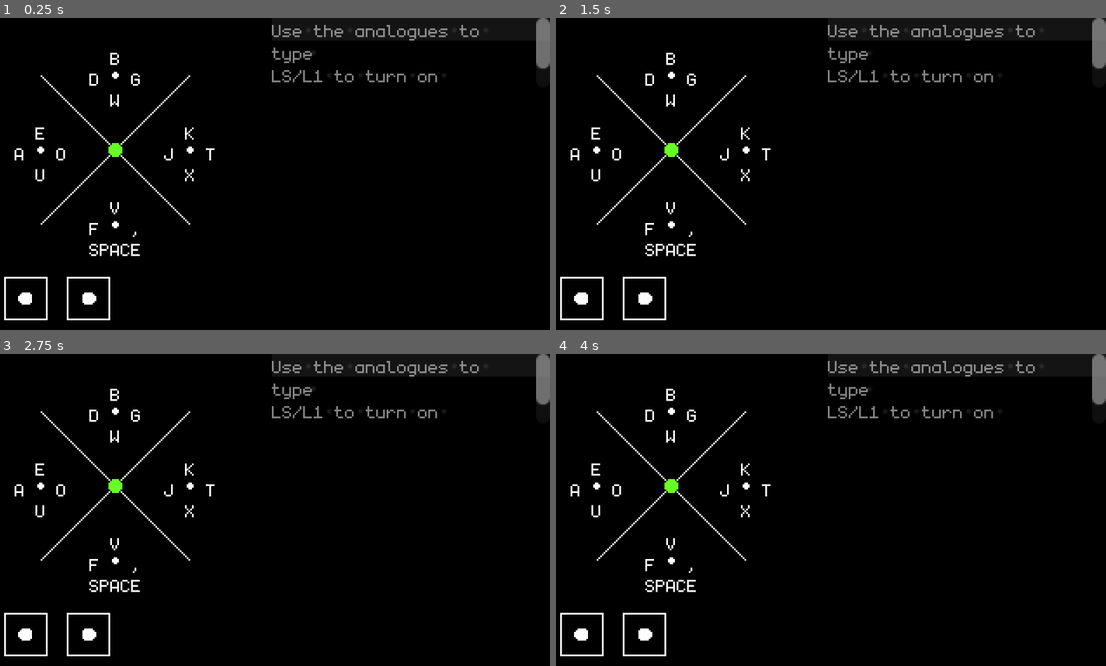
Above: before the commit, frames 1-4 (two rows, left to right).
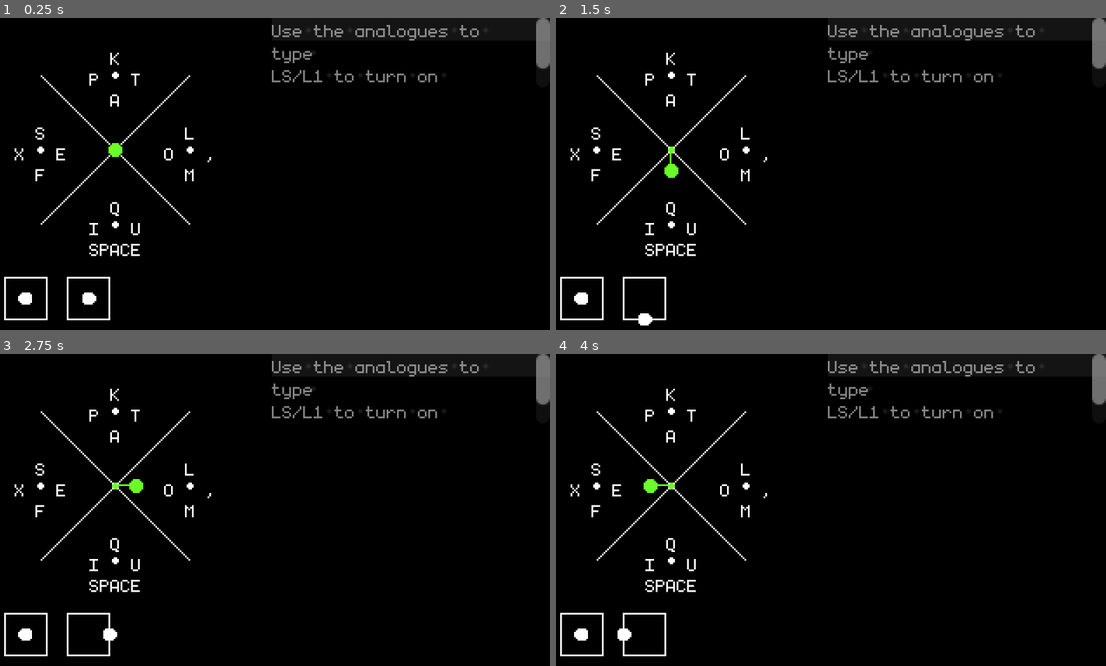
Above: after the commit, the same moments.

Repository: mrpedrobraga/joytype
Game: Godot game, scene res://tester.tscn
Same seed, same stepped clock (60 frames per second), same inputs: the game is played once before the commit and once after it.
Inputs (mouse positions are in pixels of both pictures, inside the frame that each line leads up to):
- Up to frame 1 (0.25 s): no input
- Up to frame 2 (1.5 s): tap Enter at 0.5 s; move the mouse to (952, 158) at 0.52 s; hold L (R_RIGHT, bound only after the commit) 0.53-1.28 s; tap Space (SHIFT_1, bound only after the commit) at 0.6, 1.25 s; click (952, 158) at 0.67 s; tap Alt (SHIFT_2, bound only after the commit) at 0.8, 1.35 s; move the mouse to (715, 189) at 1.27 s; hold K (R_DOWN, bound only after the commit) from 1.28 s (still down)
- Up to frame 3 (2.75 s): tap Space (SHIFT_1, bound only after the commit) at 1.55, 2.1 s; tap Enter at 2 s; move the mouse to (330, 441) at 2.02 s; release K (R_DOWN, bound only after the commit) at 2.03 s; hold L (R_RIGHT, bound only after the commit) from 2.03 s (still down); tap Alt (SHIFT_2, bound only after the commit) at 2.3 s
- Up to frame 4 (4 s): tap Space (SHIFT_1, bound only after the commit) at 2.75, 3.05, 3.6 s; move the mouse to (798, 572) at 2.77 s; release L (R_RIGHT, bound only after the commit) at 2.78 s; hold I (R_UP, bound only after the commit) 2.78-3.53 s; tap Alt (SHIFT_2, bound only after the commit) at 2.85, 3.8 s; click (798, 572) at 2.92 s; tap Enter at 3.5 s; move the mouse to (996, 556) at 3.52 s; hold J (R_LEFT, bound only after the commit) from 3.53 s (still down)

The runs differ from the first frame. In frame 1, 0.4% of the frame differs, in the area x 2-40%, y 11-71%; in frame 2, 0.7%; in frame 3, 0.7%, in the area x 2-40%, y 11-92%; in frame 4, 0.7%.

Commit message:
feat: Added support for keyboards!

Diff:
--- a/joytype/JoyTypeListener.gd
+++ b/joytype/JoyTypeListener.gd
@@ -36,10 +36,6 @@
 var using_backside : bool = false
 
 @export_group("Input Mapping")
-## The button used to trigger the backside (LS by default).
-##
-## You'll have to create an action on the Input Map to trigger this.
-@export var backside_modifier_button := JOY_BUTTON_LEFT_SHOULDER
 ## Whether the backside modifier works by toggling it on-and-off instead of
 ## holding.
 @export var backside_toggles := false
@@ -53,6 +49,13 @@
 @export var action_R_UP    : StringName = &"R_UP"
 @export var action_R_DOWN  : StringName = &"R_DOWN"
 @export var action_R_RIGHT : StringName = &"R_RIGHT"
+@export var action_L_LEFT  : StringName = &"L_LEFT"
+@export var action_L_UP    : StringName = &"L_UP"
+@export var action_L_DOWN  : StringName = &"L_DOWN"
+@export var action_L_RIGHT : StringName = &"L_RIGHT"
+@export var action_SHIFT_H  : StringName = &"SHIFT_1"
+@export var action_SHIFT_V : StringName = &"SHIFT_2"
+@export var action_BACKSPACE : StringName = &"BACKSPACE"
 
 @export_group("Extra Settings")
 ## How far a joystick has to travel in an axis before it counts.
@@ -73,116 +76,101 @@
 	LEFT, UP, RIGHT, DOWN, NONE = -1
 }
 
-# Handling input for non-analog stick related events
-func _input(event):
-	if not active:
+func _physics_process(_delta):
+	if backside_toggles:
+		if Input.is_action_just_pressed(action_SHIFT_H):
+			using_backside = not using_backside
+	else:
+		using_backside = Input.is_action_pressed(action_SHIFT_H)
+
+	if Input.is_action_just_pressed(action_BACKSPACE):
+		# Emit Backspace!!!
+		_especial(&"BACKSPACE" if not using_backside else &"DELETE")
 		return
-	if not event.device == device:
-		return
-
-	if event is InputEventJoypadButton:
-		# Switch between the front and backside
-		# default behaviour is hold_to_switch.
-		if event.button_index == backside_modifier_button:
-			if backside_toggles:
-				if event.is_action_pressed():
-					using_backside != using_backside
+
+	var key_cluster = NONE
+	var key = NONE
+
+	var R := Vector2(
+		Input.get_axis(action_R_LEFT, action_R_RIGHT),
+		Input.get_axis(action_R_UP, action_R_DOWN)
+	)
+
+	var L := Vector2(
+		Input.get_axis(action_L_LEFT, action_L_RIGHT),
+		Input.get_axis(action_L_UP, action_L_DOWN)
+	)
+
+	var R_any_just_pressed := false
+	for r_a in [action_R_LEFT, action_R_UP, action_R_DOWN, action_R_RIGHT]:
+		R_any_just_pressed = R_any_just_pressed or\
+			Input.is_action_just_pressed(r_a)
+
+	# If just pressed any of the R directions
+	if R_any_just_pressed:
+		if L.length_squared() > 0.5:
+			if abs(L.x) > abs(L.y):
+				if L.x == -1:
+					key_cluster = LEFT
+				if L.x ==  1:
+					key_cluster = RIGHT
 			else:
-				using_backside = event.is_pressed()
+				if L.y == -1:
+					key_cluster = UP
+				if L.y ==  1:
+					key_cluster = DOWN
+
+
+		if Input.is_action_just_pressed("R_LEFT"):
+			key = LEFT
+		if Input.is_action_just_pressed("R_RIGHT"):
+			key = RIGHT
+		if Input.is_action_just_pressed("R_UP"):
+			key = UP
+		if Input.is_action_just_pressed("R_DOWN"):
+			key = DOWN
+
+		if key == NONE:
+			print(R)
 			return
 
-		if event.is_pressed():
-			# Emit Backspace!!!
-			if event.button_index == backspace_button:
-				_especial(&"BACKSPACE" if not using_backside else &"DELETE")
-				return
-
-func _physics_process(_delta):
-		var key_cluster = NONE
-		var key = NONE
-
-		var R := Vector2(
-			Input.get_axis(action_R_LEFT, action_R_RIGHT),
-			Input.get_axis(action_R_UP, action_R_DOWN)
-		)
-
-		var L := Vector2(
-			Input.get_joy_axis(device, JOY_AXIS_LEFT_X),
-			Input.get_joy_axis(device, JOY_AXIS_LEFT_Y)
-		)
-
-		var R_any_just_pressed := false
-		for i in [action_R_LEFT, action_R_UP, action_R_DOWN, action_R_RIGHT]:
-			R_any_just_pressed = R_any_just_pressed or\
-				Input.is_action_just_pressed(i)
-
-		# If just pressed any of the R directions
-		if R_any_just_pressed:
-
-
-			if L.length_squared() > 0.5:
-				if abs(L.x) > abs(L.y):
-					if L.x == -1:
-						key_cluster = LEFT
-					if L.x ==  1:
-						key_cluster = RIGHT
-				else:
-					if L.y == -1:
-						key_cluster = UP
-					if L.y ==  1:
-						key_cluster = DOWN
-
-
-			if Input.is_action_just_pressed("R_LEFT"):
-				key = LEFT
-			if Input.is_action_just_pressed("R_RIGHT"):
-				key = RIGHT
-			if Input.is_action_just_pressed("R_UP"):
-				key = UP
-			if Input.is_action_just_pressed("R_DOWN"):
-				key = DOWN
-
-			if key == NONE:
-				print(R)
-				return
-
-			if key_cluster == NONE:
-				_especial(
-					{
-						LEFT: &"LEFT",
-						UP:   &"UP",
-						RIGHT:&"RIGHT",
-						DOWN: &"DOWN"
-					}[key]
-				)
-				return
-			_etext(keys[using_backside][key_cluster][key])
+		if key_cluster == NONE:
+			_especial(
+				{
+					LEFT: &"LEFT",
+					UP:   &"UP",
+					RIGHT:&"RIGHT",
+					DOWN: &"DOWN"
+				}[key]
+			)
+			return
+		_etext(keys[using_backside][key_cluster][key])
 
 var keys = {
 	# Frontside of normal characters
 	false: {
 		LEFT: {
-			LEFT: "A",
-			UP: "E",
-			RIGHT: "O",
-			DOWN: "U"
+			LEFT: "X",
+			UP: "S",
+			RIGHT: "E",
+			DOWN: "F"
 		},
 		UP: {
-			LEFT: "D",
-			UP: "B",
-			RIGHT: "G",
-			DOWN: "W"
-		},
-		RIGHT: {
-			LEFT: "J",
+			LEFT: "P",
 			UP: "K",
 			RIGHT: "T",
-			DOWN: "X"
+			DOWN: "A"
+		},
+		RIGHT: {
+			LEFT: "O",
+			UP: "L",
+			RIGHT: ",",
+			DOWN: "M"
 		},
 		DOWN: {
-			LEFT: "F",
-			UP: "V",
-			RIGHT: ",",
+			LEFT: "I",
+			UP: "Q",
+			RIGHT: "U",
 			DOWN: " "
 		}
 	},
@@ -190,27 +178,27 @@
 	# Backside of normal characters
 	true: {
 		LEFT: {
-			LEFT: "C",
-			UP: "S",
-			RIGHT: "Z",
-			DOWN: "H"
+			LEFT: "J",
+			UP: "Z",
+			RIGHT: "C",
+			DOWN: "V"
 		},
 		UP: {
-			LEFT: "M",
-			UP: "N",
-			RIGHT: "P",
-			DOWN: "Q"
+			LEFT: "B",
+			UP: "G",
+			RIGHT: "D",
+			DOWN: "!"
 		},
 		RIGHT: {
-			LEFT: "I",
-			UP: "Y",
-			RIGHT: "L",
-			DOWN: "R"
+			LEFT: "?",
+			UP: "R",
+			RIGHT: ".",
+			DOWN: "N"
 		},
 		DOWN: {
-			LEFT: "\t",
-			UP: "?",
-			RIGHT: ".",
+			LEFT: "Y",
+			UP: "H",
+			RIGHT: "W",
 			DOWN: "\n"
 		}
 	}
--- a/joytype/TextEditJoyTypeWriter.gd
+++ b/joytype/TextEditJoyTypeWriter.gd
@@ -22,7 +22,7 @@
 func _event_received(ev : JoyTypeEvent):
 	if not _te: return
 
-	_te.grab_focus()
+	#_te.grab_focus()
 	if ev.is_text:
 		_te.insert_text_at_caret(ev.content)
 	else:
--- a/project.godot
+++ b/project.godot
@@ -8,33 +8,11 @@
 
 config_version=5
 
-_global_script_classes=[{
-"base": "RefCounted",
-"class": &"JoyTypeEvent",
-"language": &"GDScript",
-"path": "res://joytype/JoyTypeEvent.gd"
-}, {
-"base": "Node",
-"class": &"JoyTypeListener",
-"language": &"GDScript",
-"path": "res://joytype/JoyTypeListener.gd"
-}, {
-"base": "Node",
-"class": &"JoyTypeWriter",
-"language": &"GDScript",
-"path": "res://joytype/JoyTypeWriter.gd"
-}]
-_global_script_class_icons={
-"JoyTypeEvent": "",
-"JoyTypeListener": "",
-"JoyTypeWriter": ""
-}
-
 [application]
 
 config/name="Joy Type"
 run/main_scene="res://tester.tscn"
-config/features=PackedStringArray("4.0", "Forward Plus")
+config/features=PackedStringArray("4.4", "Forward Plus")
 config/icon="res://icon.svg"
 
 [display]
@@ -53,25 +31,66 @@
 R_LEFT={
 "deadzone": 0.5,
 "events": [null, Object(InputEventJoypadMotion,"resource_local_to_scene":false,"resource_name":"","device":-1,"axis":2,"axis_value":-1.0,"script":null)
+, Object(InputEventKey,"resource_local_to_scene":false,"resource_name":"","device":-1,"window_id":0,"alt_pressed":false,"shift_pressed":false,"ctrl_pressed":false,"meta_pressed":false,"pressed":false,"keycode":0,"physical_keycode":74,"key_label":0,"unicode":106,"location":0,"echo":false,"script":null)
 ]
 }
 R_UP={
 "deadzone": 0.5,
 "events": [Object(InputEventJoypadMotion,"resource_local_to_scene":false,"resource_name":"","device":-1,"axis":3,"axis_value":-1.0,"script":null)
+, Object(InputEventKey,"resource_local_to_scene":false,"resource_name":"","device":-1,"window_id":0,"alt_pressed":false,"shift_pressed":false,"ctrl_pressed":false,"meta_pressed":false,"pressed":false,"keycode":0,"physical_keycode":73,"key_label":0,"unicode":105,"location":0,"echo":false,"script":null)
 ]
 }
 R_DOWN={
 "deadzone": 0.5,
 "events": [null, Object(InputEventJoypadMotion,"resource_local_to_scene":false,"resource_name":"","device":-1,"axis":3,"axis_value":1.0,"script":null)
+, Object(InputEventKey,"resource_local_to_scene":false,"resource_name":"","device":-1,"window_id":0,"alt_pressed":false,"shift_pressed":false,"ctrl_pressed":false,"meta_pressed":false,"pressed":false,"keycode":0,"physical_keycode":75,"key_label":0,"unicode":107,"location":0,"echo":false,"script":null)
 ]
 }
 R_RIGHT={
 "deadzone": 0.5,
 "events": [Object(InputEventJoypadMotion,"resource_local_to_scene":false,"resource_name":"","device":-1,"axis":2,"axis_value":1.0,"script":null)
+, Object(InputEventKey,"resource_local_to_scene":false,"resource_name":"","device":-1,"window_id":0,"alt_pressed":false,"shift_pressed":false,"ctrl_pressed":false,"meta_pressed":false,"pressed":false,"keycode":0,"physical_keycode":76,"key_label":0,"unicode":108,"location":0,"echo":false,"script":null)
+]
+}
+L_LEFT={
+"deadzone": 0.2,
+"events": [Object(InputEventKey,"resource_local_to_scene":false,"resource_name":"","device":-1,"window_id":0,"alt_pressed":false,"shift_pressed":false,"ctrl_pressed":false,"meta_pressed":false,"pressed":false,"keycode":0,"physical_keycode":65,"key_label":0,"unicode":97,"location":0,"echo":false,"script":null)
+]
+}
+L_UP={
+"deadzone": 0.2,
+"events": [Object(InputEventKey,"resource_local_to_scene":false,"resource_name":"","device":-1,"window_id":0,"alt_pressed":false,"shift_pressed":false,"ctrl_pressed":false,"meta_pressed":false,"pressed":false,"keycode":0,"physical_keycode":87,"key_label":0,"unicode":119,"location":0,"echo":false,"script":null)
+]
+}
+L_DOWN={
+"deadzone": 0.2,
+"events": [Object(InputEventKey,"resource_local_to_scene":false,"resource_name":"","device":-1,"window_id":0,"alt_pressed":false,"shift_pressed":false,"ctrl_pressed":false,"meta_pressed":false,"pressed":false,"keycode":0,"physical_keycode":83,"key_label":0,"unicode":115,"location":0,"echo":false,"script":null)
+]
+}
+L_RIGHT={
+"deadzone": 0.2,
+"events": [Object(InputEventKey,"resource_local_to_scene":false,"resource_name":"","device":-1,"window_id":0,"alt_pressed":false,"shift_pressed":false,"ctrl_pressed":false,"meta_pressed":false,"pressed":false,"keycode":0,"physical_keycode":68,"key_label":0,"unicode":100,"location":0,"echo":false,"script":null)
+]
+}
+SHIFT_1={
+"deadzone": 0.2,
+"events": [Object(InputEventKey,"resource_local_to_scene":false,"resource_name":"","device":-1,"window_id":0,"alt_pressed":false,"shift_pressed":false,"ctrl_pressed":false,"meta_pressed":false,"pressed":false,"keycode":0,"physical_keycode":32,"key_label":0,"unicode":32,"location":0,"echo":false,"script":null)
+, Object(InputEventJoypadButton,"resource_local_to_scene":false,"resource_name":"","device":-1,"button_index":9,"pressure":0.0,"pressed":false,"script":null)
+]
+}
+SHIFT_2={
+"deadzone": 0.2,
+"events": [Object(InputEventKey,"resource_local_to_scene":false,"resource_name":"","device":-1,"window_id":0,"alt_pressed":false,"shift_pressed":false,"ctrl_pressed":false,"meta_pressed":false,"pressed":false,"keycode":0,"physical_keycode":4194328,"key_label":0,"unicode":0,"location":0,"echo":false,"script":null)
+]
+}
+BACKSPACE={
+"deadzone": 0.2,
+"events": [Object(InputEventKey,"resource_local_to_scene":false,"resource_name":"","device":-1,"window_id":0,"alt_pressed":false,"shift_pressed":false,"ctrl_pressed":false,"meta_pressed":false,"pressed":false,"keycode":0,"physical_keycode":4194308,"key_label":0,"unicode":0,"location":0,"echo":false,"script":null)
+, Object(InputEventJoypadButton,"resource_local_to_scene":false,"resource_name":"","device":-1,"button_index":10,"pressure":0.0,"pressed":false,"script":null)
 ]
 }
 
 [rendering]
 
+textures/canvas_textures/default_texture_filter=0
 environment/defaults/default_clear_color=Color(0, 0, 0, 1)
-textures/canvas_textures/default_texture_filter=0
--- a/tester.tscn
+++ b/tester.tscn
@@ -25,7 +25,19 @@
 script/source = "@tool
 extends Control
 
-func _input(event):
+@export var action_R_LEFT  : StringName = &\"R_LEFT\"
+@export var action_R_UP    : StringName = &\"R_UP\"
+@export var action_R_DOWN  : StringName = &\"R_DOWN\"
+@export var action_R_RIGHT : StringName = &\"R_RIGHT\"
+@export var action_L_LEFT  : StringName = &\"L_LEFT\"
+@export var action_L_UP    : StringName = &\"L_UP\"
+@export var action_L_DOWN  : StringName = &\"L_DOWN\"
+@export var action_L_RIGHT : StringName = &\"L_RIGHT\"
+@export var action_SHIFT_H  : StringName = &\"SHIFT_1\"
+@export var action_SHIFT_V : StringName = &\"SHIFT_2\"
+@export var action_BACKSPACE : StringName = &\"BACKSPACE\"
+
+func _input(_event):
 	queue_redraw()
 
 func _draw():
@@ -53,14 +65,14 @@
 		false
 	)
 
+	var R := Vector2(
+		Input.get_axis(action_R_LEFT, action_R_RIGHT),
+		Input.get_axis(action_R_UP, action_R_DOWN)
+	)
+
 	var L := Vector2(
-		Input.get_joy_axis(device, JOY_AXIS_LEFT_X),
-		Input.get_joy_axis(device, JOY_AXIS_LEFT_Y)
-	)
-
-	var R := Vector2(
-		Input.get_joy_axis(device, JOY_AXIS_RIGHT_X),
-		Input.get_joy_axis(device, JOY_AXIS_RIGHT_Y)
+		Input.get_axis(action_L_LEFT, action_L_RIGHT),
+		Input.get_axis(action_L_UP, action_L_DOWN)
 	)
 
 	draw_circle(L_origin + L * oradius, iradius, Color.WHITE)
@@ -72,6 +84,18 @@
 extends Control
 
 @export var joytypelistener : JoyTypeListener
+
+@export var action_R_LEFT  : StringName = &\"R_LEFT\"
+@export var action_R_UP    : StringName = &\"R_UP\"
+@export var action_R_DOWN  : StringName = &\"R_DOWN\"
+@export var action_R_RIGHT : StringName = &\"R_RIGHT\"
+@export var action_L_LEFT  : StringName = &\"L_LEFT\"
+@export var action_L_UP    : StringName = &\"L_UP\"
+@export var action_L_DOWN  : StringName = &\"L_DOWN\"
+@export var action_L_RIGHT : StringName = &\"L_RIGHT\"
+@export var action_SHIFT_H  : StringName = &\"SHIFT_1\"
+@export var action_SHIFT_V : StringName = &\"SHIFT_2\"
+@export var action_BACKSPACE : StringName = &\"BACKSPACE\"
 
 enum {
 	LEFT, UP, RIGHT, DOWN, NONE = -1
@@ -124,15 +148,15 @@
 	text(format(joytypelistener.keys[back][RIGHT][DOWN]), R + lr * Vector2.DOWN)
 	text(format(joytypelistener.keys[back][RIGHT][RIGHT]), R + lr * Vector2.RIGHT)
 
+	var RR := Vector2(
+		Input.get_axis(action_R_LEFT, action_R_RIGHT),
+		Input.get_axis(action_R_UP, action_R_DOWN)
+	).normalized()
+
 	var LL := Vector2(
-		Input.get_joy_axis(device, JOY_AXIS_LEFT_X),
-		Input.get_joy_axis(device, JOY_AXIS_LEFT_Y)
-	)
-
-	var RR := Vector2(
-		Input.get_joy_axis(device, JOY_AXIS_RIGHT_X),
-		Input.get_joy_axis(device, JOY_AXIS_RIGHT_Y)
-	)
+		Input.get_axis(action_L_LEFT, action_L_RIGHT),
+		Input.get_axis(action_L_UP, action_L_DOWN)
+	).normalized()
 
 	var LLp = LL*size/2
 	var RRp = RR*lr
@@ -214,6 +238,7 @@
 offset_right = 280.0
 grow_horizontal = 0
 grow_vertical = 2
+focus_mode = 0
 placeholder_text = "Use the analogues to type
 LS/L1 to turn on backside
 RS/R1 to backspace"
@@ -237,6 +262,17 @@
 offset_bottom = 140.0
 grow_vertical = 0
 script = SubResource("GDScript_7u6n5")
+action_R_LEFT = null
+action_R_UP = null
+action_R_DOWN = null
+action_R_RIGHT = null
+action_L_LEFT = null
+action_L_UP = null
+action_L_DOWN = null
+action_L_RIGHT = null
+action_SHIFT_H = null
+action_SHIFT_V = null
+action_BACKSPACE = null
 
 [node name="JoyTypeKeys" type="Control" parent="SubViewport/Control2" node_paths=PackedStringArray("joytypelistener")]
 layout_mode = 1
@@ -247,6 +283,17 @@
 offset_bottom = 119.0
 script = SubResource("GDScript_4ldjb")
 joytypelistener = NodePath("../../JoyTypeListener")
+action_R_LEFT = null
+action_R_UP = null
+action_R_DOWN = null
+action_R_RIGHT = null
+action_L_LEFT = null
+action_L_UP = null
+action_L_DOWN = null
+action_L_RIGHT = null
+action_SHIFT_H = null
+action_SHIFT_V = null
+action_BACKSPACE = null
 
 [node name="TextureRect" type="TextureRect" parent="."]
 layout_mode = 1
@@ -256,7 +303,7 @@
 grow_horizontal = 2
 grow_vertical = 2
 texture = SubResource("ViewportTexture_3855n")
-ignore_texture_size = true
+expand_mode = 1
 stretch_mode = 5
 
 [connection signal="event_emitted" from="SubViewport/JoyTypeListener" to="SubViewport/Control2/TextEdit/JoyTypeWriter" method="_event_received"]
Not shown, changed: icon.svg.import
Not shown, added: joytype/JoyTypeEvent.gd.uid
Not shown, added: joytype/JoyTypeListener.gd.uid
Not shown, added: joytype/JoyTypeWriter.gd.uid
Not shown, added: joytype/TextEditJoyTypeWriter.gd.uid
Not shown, changed: monogram-extended.ttf.import
Not shown: 1 places in tester.tscn that only renumber resources
